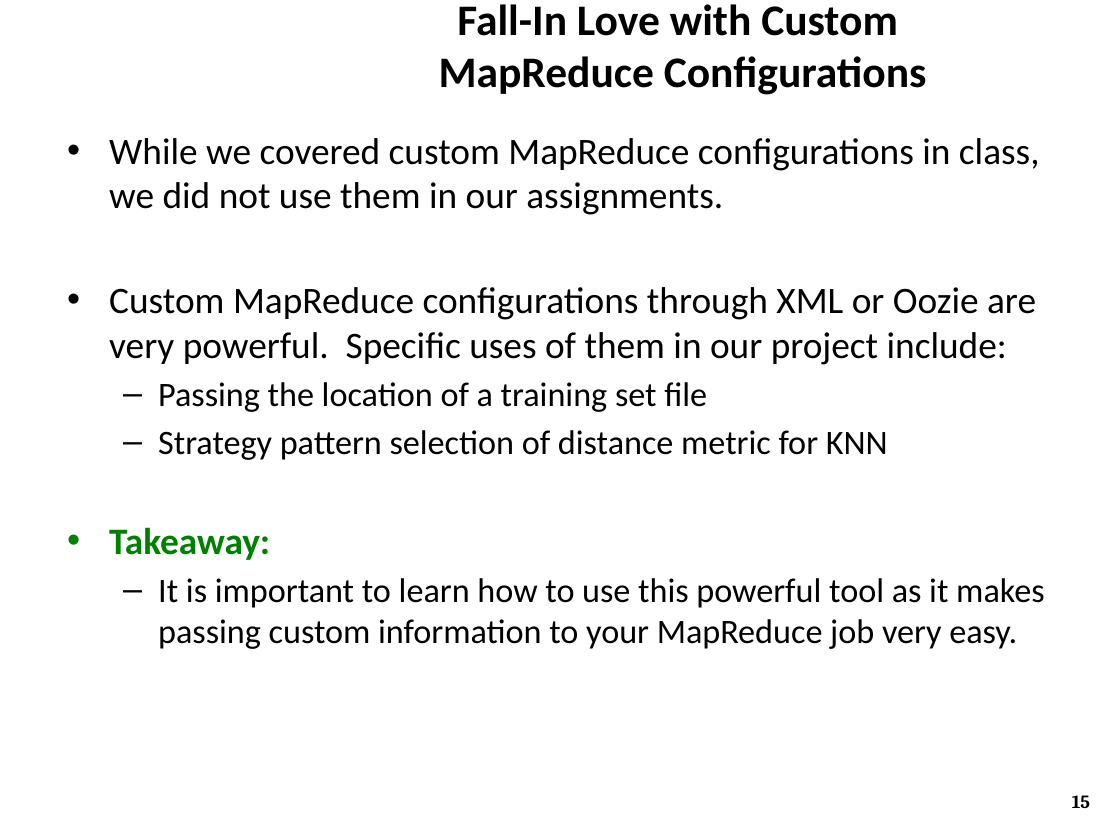
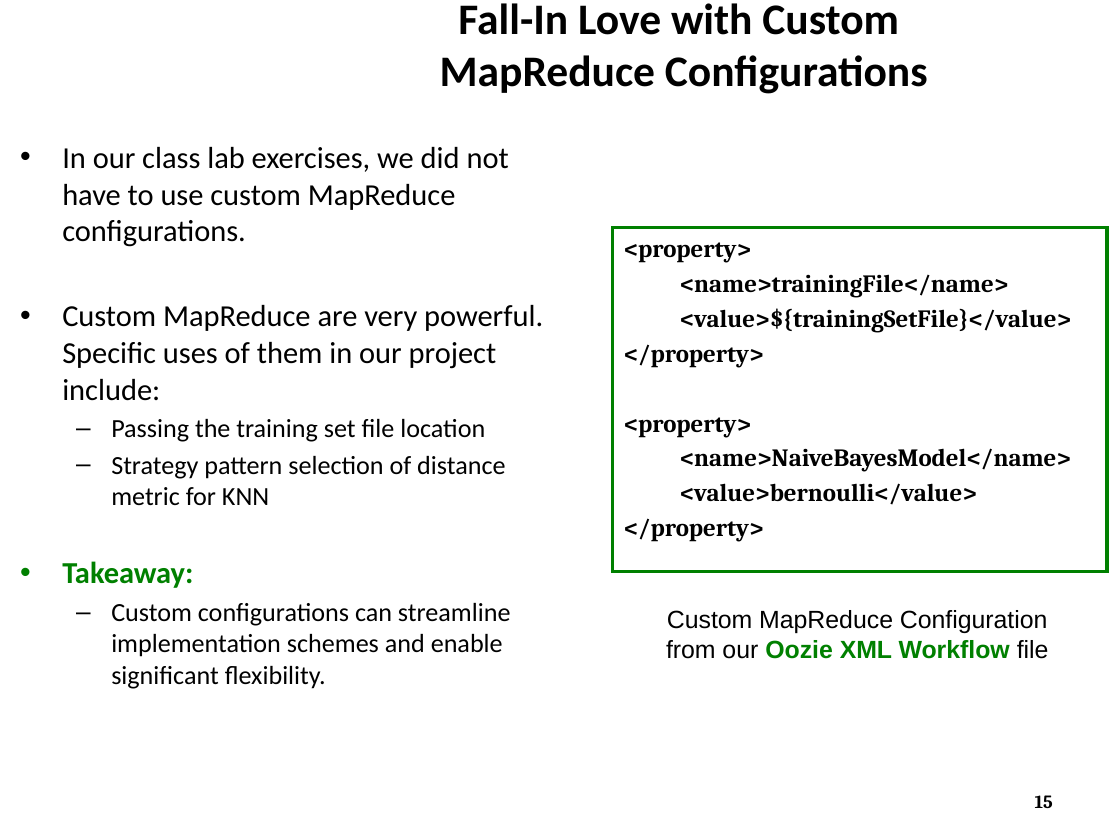
Before and after one commit to ZaydH/CS286_Project, a slide deck: slide 15 of Presentation/CS286 - Ensemble Classifier on AWS.pptx. Drawn at 1120x840 pixels with LibreOffice and Linux fonts; fonts in the diff are those of the drawing; background and template pictures are left out. Boxes give left, top, right and bottom in pixels: in the first picture for what was removed or moved away, otherwise in the second. Text is boxed around its words. In the diff, an @@ line names an element or a change of style, - is before the commit and + after.

Commit message:
Updating the presentation file with an example of a custom oozie workflow on the slides.

```diff
--- a/Presentation/CS286 - Ensemble Classifier on AWS.pptx
+++ b/Presentation/CS286 - Ensemble Classifier on AWS.pptx
@@ text "In our class lab exercises, ...": place and size @@
-text "In our class lab exercises, ..." at (109,138,1044,649)
+text "In our class lab exercises, ..." at (62,147,543,689)
@@ text at (62,147,543,442): text changed; size 24 to 19.6 pt @@
-• While we covered custom MapReduce configurations in class, we did not use them in our assignments.
-• Custom MapReduce configurations through XML or Oozie are very powerful. Specific uses of them in our project include:
-  – Passing the location of a training set file
+• In our class lab exercises, we did not have to use custom MapReduce configurations.
+• Custom MapReduce are very powerful. Specific uses of them in our project include:
+  – Passing the training set file location
@@ text added at (613,227,1108,571), fill #FFFFFF, outline #008000 2 pt, 16 pt, text #000000, bold @@
+<property>
+<name>trainingFile</name>
+<value>${trainingSetFile}</value>
+</property>
+<property>
+<name>NaiveBayesModel</name>
+<value>bernoulli</value>
+</property>
@@ text at (62,456,505,588): size 22 to 16.8 pt in "Strategy pattern selection of distance metric for ..."; size 24 to 19.6 pt in "Takeaway:"; less space between paragraphs @@
@@ text at (111,603,511,689): text changed; size 22 to 16.8 pt @@
-  – It is important to learn how to use this powerful tool as it makes passing custom information to your MapReduce job very easy.
+  – Custom configurations can streamline implementation schemes and enable significant flexibility.
@@ text added at (666,610,1049,659), 16 pt, text #000000 @@
+Custom MapReduce Configuration
+from our Oozie XML Workflow file
@@ page number: place and size @@
-page number at (1072,795,1090,808)
+page number at (1035,795,1053,808)
```
